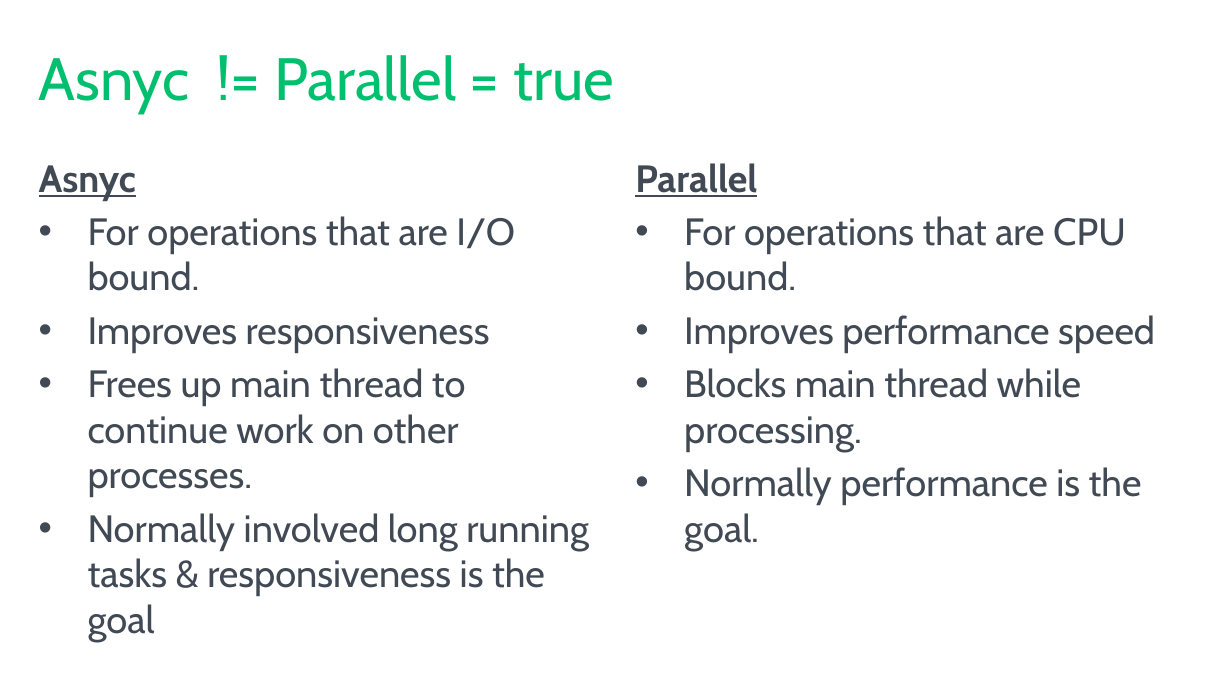
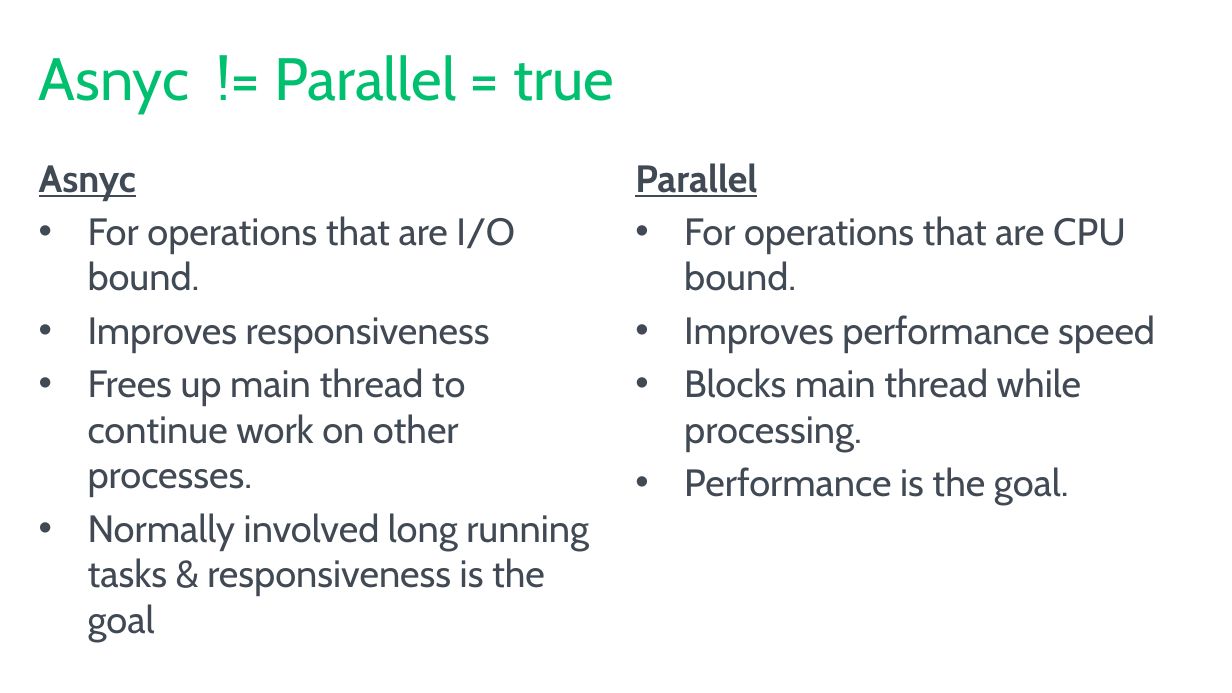
Before and after one commit to AndieCap/SQL-Saturday-Asnyc-Or-Parallel-Session-Abstract, a slide deck: slide 8 of PASS_SQLSaturday_PowerPoint.pptx. Drawn at 1232x693 pixels with LibreOffice and Linux fonts; fonts in the diff are those of the drawing; background and template pictures are left out. Boxes give left, top, right and bottom in pixels: in the first picture for what was removed or moved away, otherwise in the second. Text is boxed around its words. In the diff, an @@ line names an element or a change of style, - is before the commit and + after.

```diff
--- a/PASS_SQLSaturday_PowerPoint.pptx
+++ b/PASS_SQLSaturday_PowerPoint.pptx
@@ text at bbox=[684, 467, 1069, 505]: text changed @@
-• Normally performance is the goal.
+• Performance is the goal.
```
Also in this commit, not shown: 4 other slides changed, 2 slides added, 1 slide removed, 13 other files.
